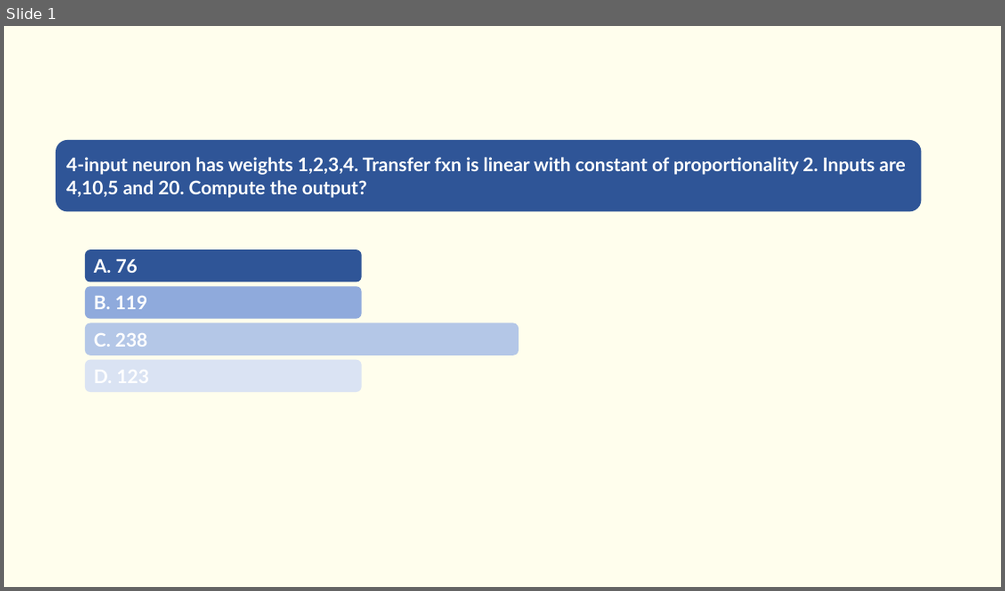
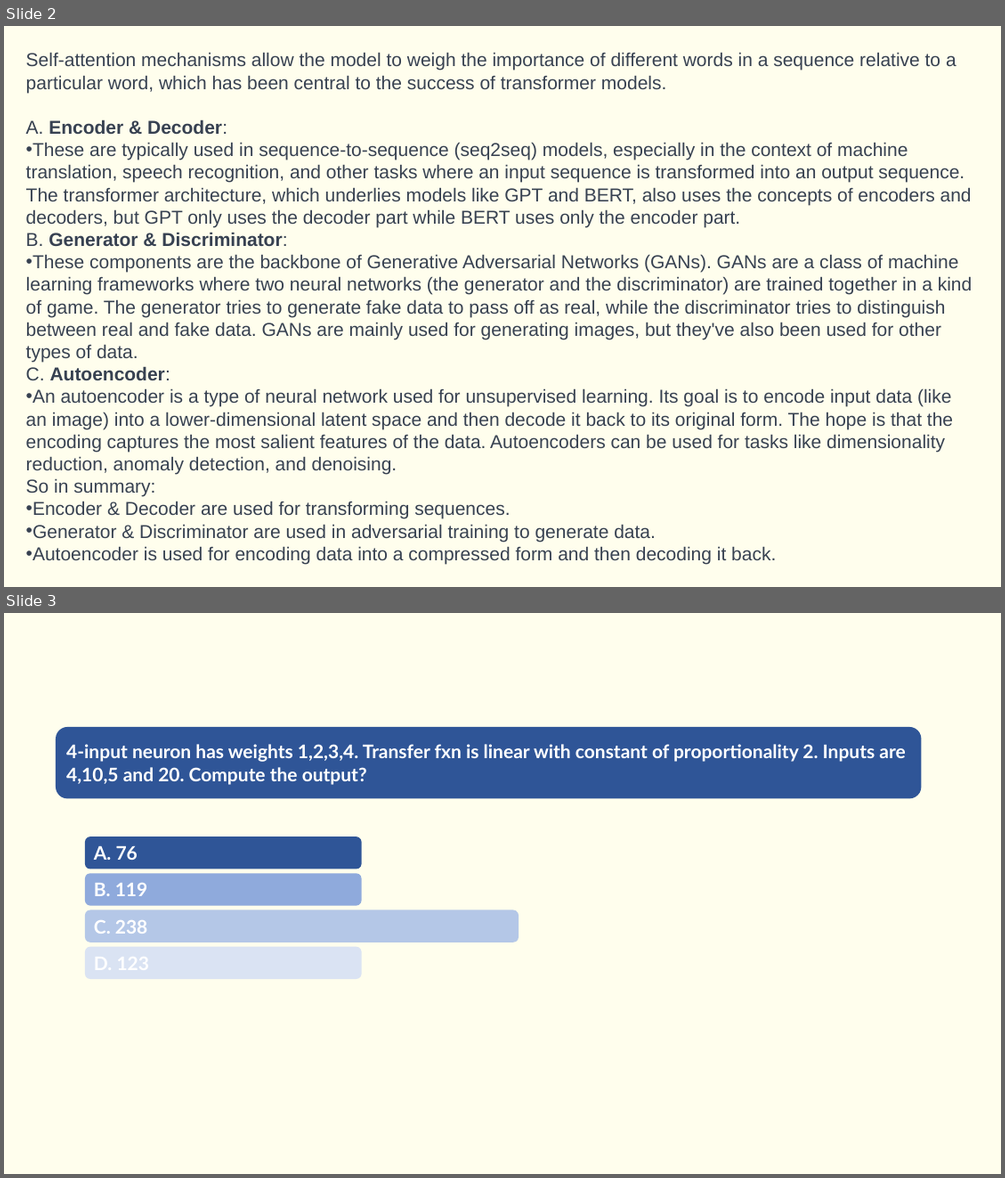
Before and after one commit to Saira55/Machine-Learning-Multiple-Choice-Questions, a slide deck: Machine Learning Quiz Question.pptx. Shown one above the other, each under a label of ours: slide 1 before the commit, slides 2 and 3 after it. The pictures are 1005x591 and 1005x1178 pixels, drawn with LibreOffice and Linux fonts; fonts in the diff are those of the drawing. Boxes give left, top, right and bottom in pixels: in the first picture for what was removed or moved away, otherwise in the second. Text is boxed around its words. In the diff, an @@ line names an element or a change of style, - is before the commit and + after.

```diff
--- a/Machine Learning Quiz Question.pptx
+++ b/Machine Learning Quiz Question.pptx
@@ slide 2 added at <box>4,26,1001,587</box>, background #FFFEED @@
@@ text added at <box>26,52,972,564</box>, 18 pt, text #374151 @@
+Self-attention mechanisms allow the model to weigh the importance of different words in a sequence relative to a particular word, which has been central to the success of transformer models.
+A. Encoder & Decoder:
+• These are typically used in sequence-to-sequence (seq2seq) models, especially in the context of machine translation, speech recognition, and other tasks where an input sequence is transformed into an output sequence. The transformer architecture, which underlies models like GPT and BERT, also uses the concepts of encoders and decoders, but GPT only uses the decoder part while BERT uses only the encoder part.
+B. Generator & Discriminator:
+• These components are the backbone of Generative Adversarial Networks (GANs). GANs are a class of machine learning frameworks where two neural networks (the generator and the discriminator) are trained together in a kind of game. The generator tries to generate fake data to pass off as real, while the discriminator tries to distinguish between real and fake data. GANs are mainly used for generating images, but they've also been used for other types of data.
+C. Autoencoder:
+• An autoencoder is a type of neural network used for unsupervised learning. Its goal is to encode input data (like an image) into a lower-dimensional latent space and then decode it back to its original form. The hope is that the encoding captures the most salient features of the data. Autoencoders can be used for tasks like dimensionality reduction, anomaly detection, and denoising.
+So in summary:
+• Encoder & Decoder are used for transforming sequences.
+• Generator & Discriminator are used in adversarial training to generate data.
+• Autoencoder is used for encoding data into a compressed form and then decoding it back.
@@ what was slide 1 is now slide 3 @@
```
Also in this commit, not shown: 1 other slide added.
